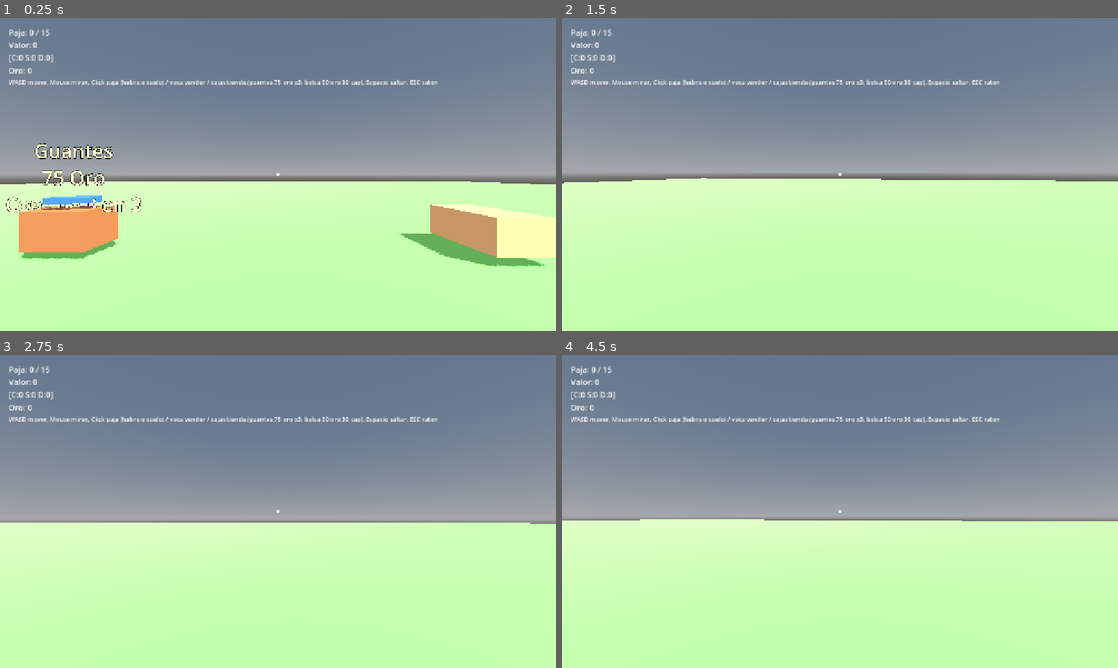
Above: before the commit, frames 1-4 (two rows, left to right).
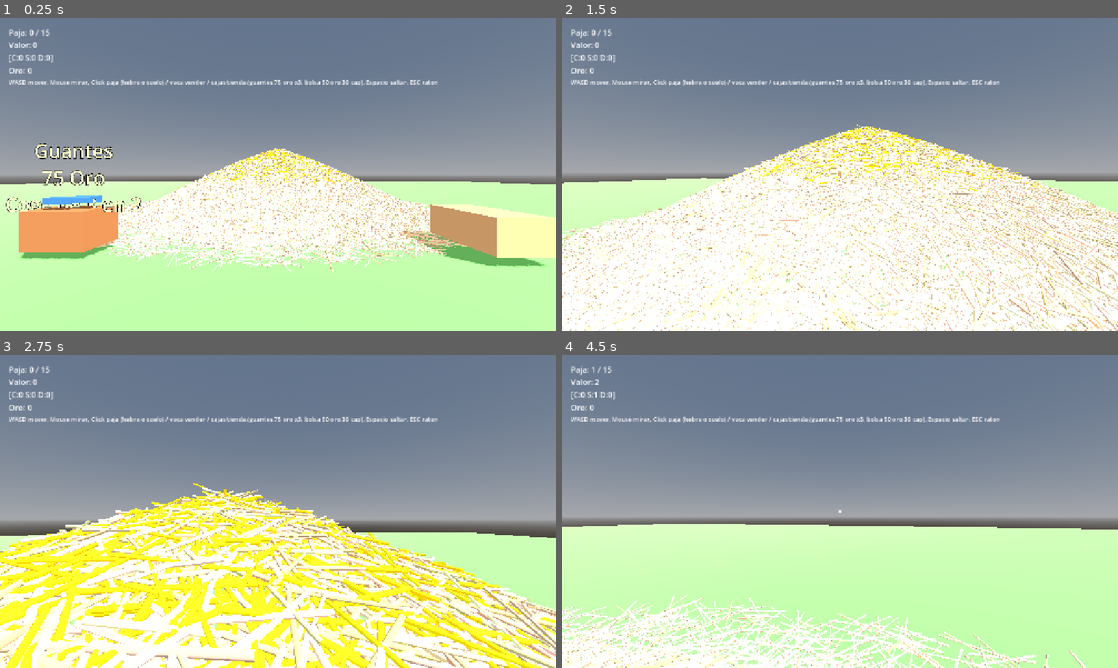
Above: after the commit, the same moments.

Repository: juanfrilopez/pajar
Game: Godot game, scene res://main.tscn
The game is run twice, just before and just after one commit, with the same random seed, the same clock (stepped at 60 frames per second) and the same inputs.
Inputs (mouse positions are in pixels of both pictures, inside the frame that each line leads up to):
- Up to frame 1 (0.25 s): no input
- Up to frame 2 (1.5 s): tap Enter (ui_accept) at 0.5 s; move the mouse to (867, 174) at 0.52 s; hold W (move_forward) from 0.53 s (still down); click (867, 174) at 0.67 s; tap Space (jump) at 0.77 s; move the mouse to (812, 174) at 1.27 s
- Up to frame 3 (2.75 s): keep holding W (move_forward); tap Space (jump) at 1.52 s; move the mouse to (289, 505) at 2.02 s
- Up to frame 4 (4.5 s): keep holding W (move_forward); move the mouse to (834, 517) at 2.77 s; click (834, 517) at 2.92 s; tap Space (jump) at 3.02, 3.77 s; move the mouse to (878, 514) at 3.52 s; move the mouse to (795, 508) at 4.27 s

The runs differ from the first frame. In frame 1, 14% of the frame differs, in the area x 17-84%, y 41-82%; in frame 2, 50%, in the area x 0-100%, y 34-100%; in frame 3, 45%; in frame 4, 11%.
Error before the commit: Parse Error: Function "try_pick_multiple_around()" is a coroutine, so it must be called with "await". (res://piramide_paja.gd:1079)

Commit message:
fix(piramide): try_pick_multiple_around dejaba de ser corrutina
El await de la regeneracion automatica convertia try_pick_multiple_around()
en corrutina, asi que devolvia una señal en vez de int y GDScript exigia
llamarla con "await" desde todos sus llamantes:

  Error en (1079, 12): Function "try_pick_multiple_around()" is a
  coroutine, so it must be called with "await".

La espera se mueve a _programar_regeneracion(), que conecta la señal
timeout del SceneTreeTimer (CONNECT_ONE_SHOT) en vez de usar await. Asi
ninguna funcion de la cadena de recogida es corrutina y todas siguen
devolviendo su valor normal.

Corrige tambien los dos errores gemelos que Godot reportaria a
continuacion, en intentar_coger_con_mira() (1097) y try_pick_straw() (1114).

Co-authored-by: arena-agent <297053741+arena-agent@users.noreply.github.com>

Diff:
--- a/pajar-incremental/piramide_paja.gd
+++ b/pajar-incremental/piramide_paja.gd
@@ -1057,18 +1057,41 @@
 
 		var remaining: int = get_remaining_count()
 		if remaining == 0 and auto_regenerate:
-			if not is_regenerating:
-				is_regenerating = true
-				await get_tree().create_timer(regenerate_delay).timeout
-				is_regenerating = false
-				generate_pile()
-				crear_texto_flotante("¡Montón renovado!", Color.GREEN)
+			# OJO: nada de "await" aquí dentro. Si esta función tuviera un await
+			# pasaría a ser corrutina y devolvería una señal en vez de un int, y
+			# GDScript obligaría a llamarla siempre con "await" (error en
+			# _try_pick_single: 'Function "try_pick_multiple_around()" is a
+			# coroutine, so it must be called with "await"'). La espera se
+			# delega en _programar_regeneracion(), que usa la señal del timer.
+			_programar_regeneracion()
 		elif remaining > 0:
 			_apply_settle_effect(center_local)
 	else:
 		if jugador.paja_en_mano >= jugador.capacidad_max:
 			crear_texto_flotante("¡Mano llena!", Color.RED, to_global(center_local))
 	return picked
+
+# Regeneración diferida SIN corrutinas: usamos la señal timeout del SceneTreeTimer
+# en vez de "await". Así ninguna función de la cadena de recogida
+# (try_pick_multiple_around -> _try_pick_single -> try_pick_straw -> hacer_clic)
+# se convierte en corrutina y todas siguen devolviendo su valor normal.
+func _programar_regeneracion() -> void:
+	if is_regenerating:
+		return
+	var tree: SceneTree = get_tree()
+	if tree == null:
+		# Sin árbol de escena no hay timer: regeneramos en el acto.
+		generate_pile()
+		return
+	is_regenerating = true
+	var t: SceneTreeTimer = tree.create_timer(regenerate_delay)
+	t.timeout.connect(_on_regenerate_timeout, CONNECT_ONE_SHOT)
+
+func _on_regenerate_timeout() -> void:
+	# generate_pile() aborta si is_regenerating sigue en true, así que se limpia antes.
+	is_regenerating = false
+	generate_pile()
+	crear_texto_flotante("¡Montón renovado!", Color.GREEN)
 
 func _try_pick_single(index: int, jugador, _hit_pos: Vector3 = Vector3.ZERO) -> int:
 	if index < 0 or index >= straws.size():
